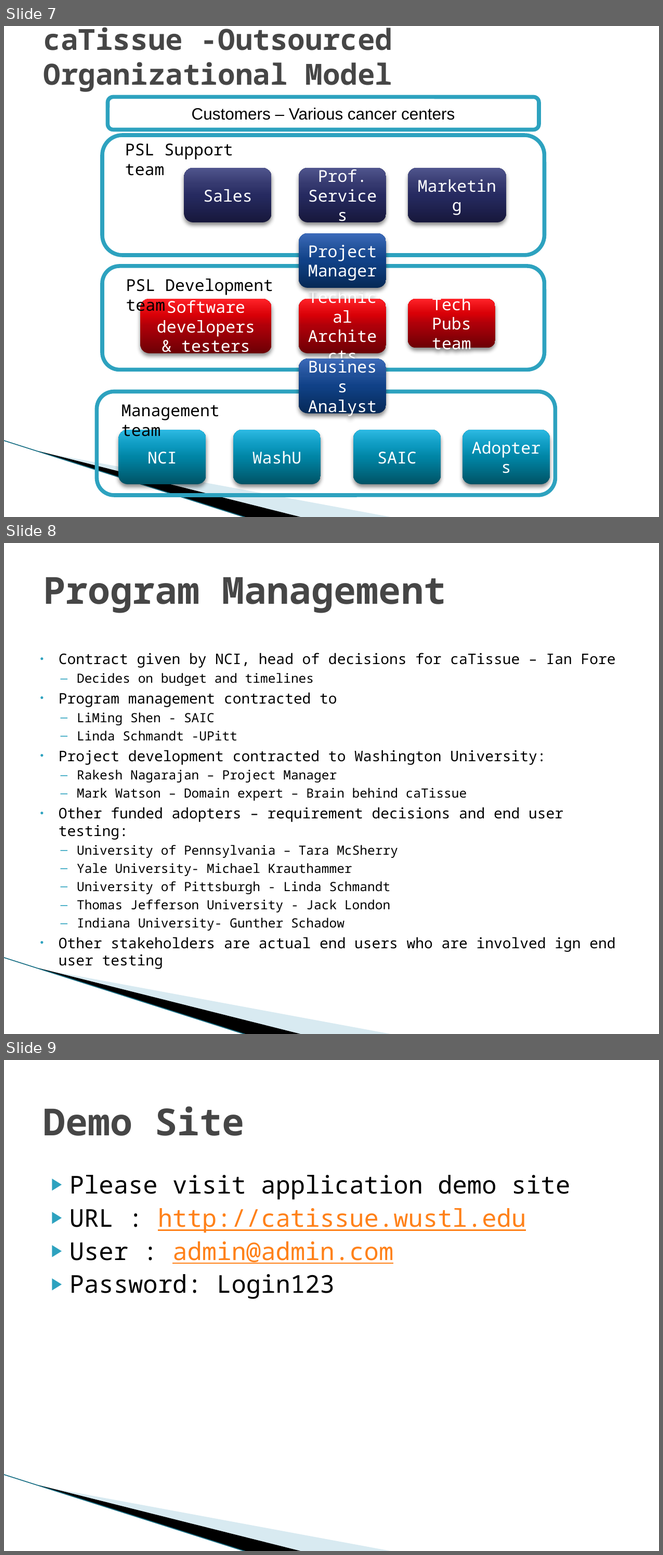
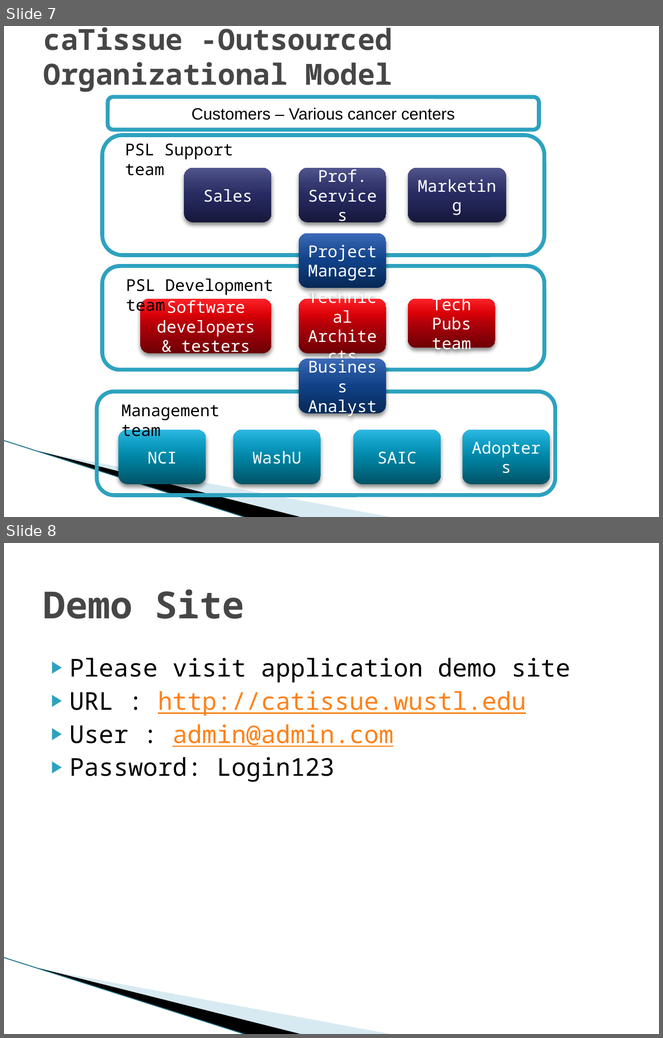
Before and after one commit to NCIP/catissue-docs, a slide deck: Other_Documents/caTissue intro.pptx. Shown one above the other, each under a label of ours: slides 7, 8 and 9 before the commit, slides 7 and 8 after it. The pictures are 663x1555 and 663x1038 pixels, drawn with LibreOffice and Linux fonts; fonts in the diff are those of the drawing; background and template pictures are left out. Boxes give left, top, right and bottom in pixels: in the first picture for what was removed or moved away, otherwise in the second. Text is boxed around its words. In the diff, an @@ line names an element or a change of style, - is before the commit and + after.

Commit message:
changes
SVN-Revision: 24012

```diff
--- a/Other_Documents/caTissue intro.pptx
+++ b/Other_Documents/caTissue intro.pptx
@@ slide 8 removed at [4,543,659,1034], background #FFFFFF; not listed: 3 template elements that a slide beside it also shows @@
@@ title removed at [43,577,446,613] @@
-Program Management
@@ text removed at [59,653,616,969] @@
-• Contract given by NCI, head of decisions for caTissue – Ian Fore
-  – Decides on budget and timelines
-• Program management contracted to
-  – LiMing Shen - SAIC
-  – Linda Schmandt -UPitt
-• Project development contracted to Washington University:
-  – Rakesh Nagarajan – Project Manager
-  – Mark Watson – Domain expert – Brain behind caTissue
-• Other funded adopters – requirement decisions and end user testing:
-  – University of Pennsylvania – Tara McSherry
-  – Yale University- Michael Krauthammer
-  – University of Pittsburgh - Linda Schmandt
-  – Thomas Jefferson University - Jack London
-  – Indiana University- Gunther Schadow
-• Other stakeholders are actual end users who are involved ign end user testing
@@ what was slide 9 is now slide 8 @@
```
